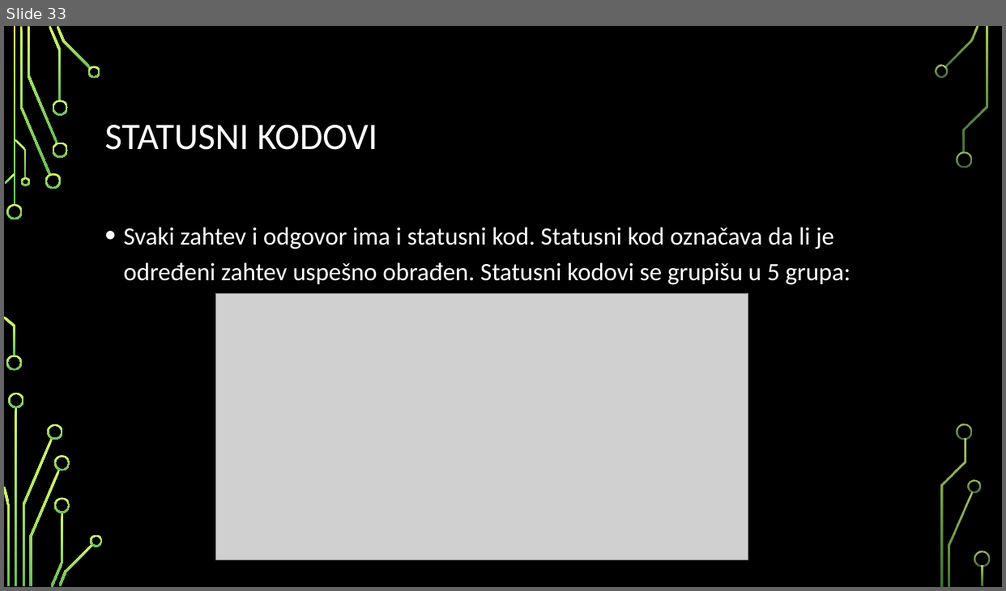
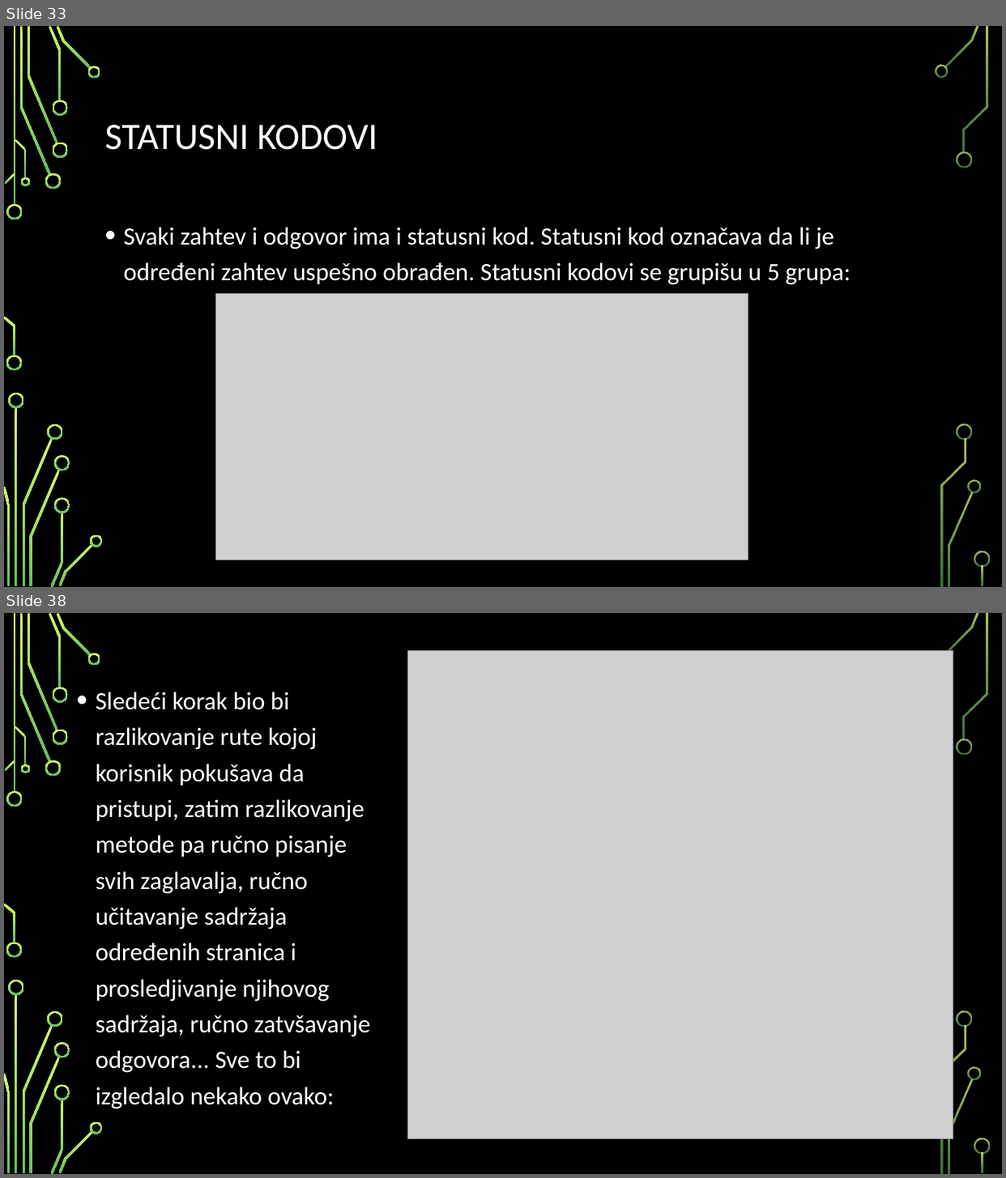
Before and after one commit to MihajloMilojevic/Sekcija, a slide deck: Nodejs/Node.js - prezentacija.pptx. Shown one above the other, each under a label of ours: slide 33 before the commit, slides 33 and 38 after it; the slides between them are not shown. The pictures are 1006x591 and 1006x1178 pixels, drawn with LibreOffice and Linux fonts; fonts in the diff are those of the drawing; grey boxes stand for pictures; background and template pictures are left out. Boxes give left, top, right and bottom in pixels: in the first picture for what was removed or moved away, otherwise in the second. Text is boxed around its words. In the diff, an @@ line names an element or a change of style, - is before the commit and + after.

```diff
--- a/Nodejs/Node.js - prezentacija.pptx
+++ b/Nodejs/Node.js - prezentacija.pptx
@@ slide 38 added at bbox=[4, 613, 1002, 1174], background picture (left out); not listed: 35 template elements that a slide beside it also shows @@
@@ picture added at bbox=[407, 650, 953, 1139] @@
@@ text added at bbox=[96, 692, 371, 1110], 24 pt, text #FFFFFF @@
+• Sledeći korak bio bi razlikovanje rute kojoj korisnik pokušava da pristupi, zatim razlikovanje metode pa ručno pisanje svih zaglavalja, ručno učitavanje sadržaja određenih stranica i prosledjivanje njihovog sadržaja, ručno zatvšavanje odgovora... Sve to bi izgledalo nekako ovako:
```
Also in this commit, not shown: 17 other slides added, 15 other files.
